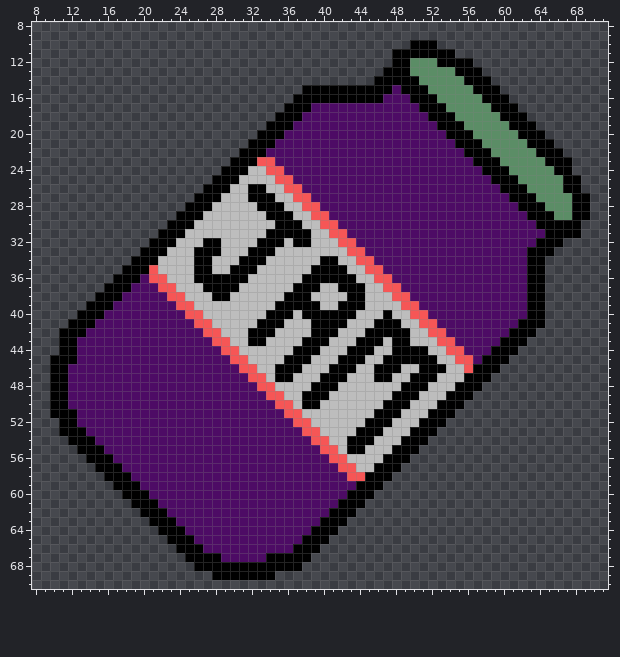
File history of a pixel-art file, WIP/Jelly.aseprite. Above is the file before it was changed.
80x80 pixels, 1 frame. Shown: x 8..71, y 8..70.
Now the later version:
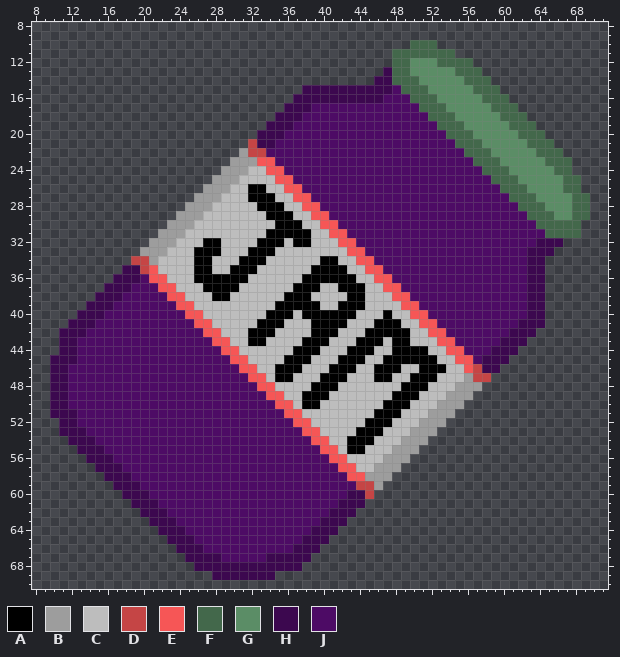
Palette (. is transparent): A #000000  B #9d9d9d  C #bdbdbd  D #c54545  E #f65656  F #43684b  G #5b8d66  H #3c084f  J #4d0b65
Diff:
Changed rows in their new state; - is an unchanged pixel.
first column x 10:
10 ----------------------------------------FFF-----------------
11 --------------------------------------FFFFFFF---------------
12 --------------------------------------FF---FFFF-------------
13 -------------------------------------HFF-----FFF------------
14 ------------------------------------HHFFF-----FFF-----------
15 ----------------------------HHHHHHHHHH-FFF-----FFF----------
16 ---------------------------HHHHHHHHHH---FFF-----FFF---------
17 --------------------------HHH------------FFF-----FFF--------
18 -------------------------HHH--------------FFF-----FFF-------
19 ------------------------HHH----------------FFF-----FFF------
20 -----------------------HHH------------------FFF-----FFF-----
21 ----------------------DHH--------------------FFF-----FFF----
22 ---------------------BDD----------------------FFF-----FFF---
23 --------------------BBB------------------------FFF-----FFF--
24 -------------------BBB--------------------------FFF-----FF--
25 ------------------BBB----------------------------FFF-----FF-
26 -----------------BBB------------------------------FFF----FF-
27 ----------------BBB--------------------------------FFF----FF
28 ---------------BBB----------------------------------FFF---FF
29 --------------BBB------------------------------------FFF--FF
30 -------------BBB--------------------------------------FFFFF-
31 ------------BBB----------------------------------------FFFF-
32 -----------BBB----------------------------------------HHH---
33 ----------BBB----------------------------------------HHH----
34 ---------DDB-----------------------------------------HH-----
35 --------HHD------------------------------------------HH-----
36 -------HHH-------------------------------------------HH-----
37 ------HHH--------------------------------------------HH-----
38 -----HHH---------------------------------------------HH-----
39 ----HHH----------------------------------------------HH-----
40 ---HHH-----------------------------------------------HH-----
41 --HHH-----------------------------------------------HHH-----
42 -HHH-----------------------------------------------HHH------
43 -HH-----------------------------------------------HHH-------
44 -HH----------------------------------------------HHH--------
45 HHH---------------------------------------------HHH---------
46 HH---------------------------------------------DHH----------
47 HH--------------------------------------------BDD-----------
48 HH-------------------------------------------BBB------------
49 HH------------------------------------------BBB-------------
50 HH-----------------------------------------BBB--------------
51 HHH---------------------------------------BBB---------------
52 -HH--------------------------------------BBB----------------
53 -HHH------------------------------------BBB-----------------
54 --HHH----------------------------------BBB------------------
55 ---HHH--------------------------------BBB-------------------
56 ----HHH------------------------------BBB--------------------
57 -----HHH----------------------------BBB---------------------
58 ------HHH--------------------------BBB----------------------
59 -------HHH------------------------DDB-----------------------
60 --------HHH----------------------HHD------------------------
61 ---------HHH--------------------HHH-------------------------
62 ----------HHH------------------HHH--------------------------
63 -----------HHH----------------HHH---------------------------
64 ------------HHH--------------HHH----------------------------
65 -------------HHH------------HHH-----------------------------
66 --------------HHH----------HHH------------------------------
67 ---------------HHHH-----HHHHH-------------------------------
68 ----------------HHHHHHHHHHHH--------------------------------
69 ------------------HHHHHHH-----------------------------------
